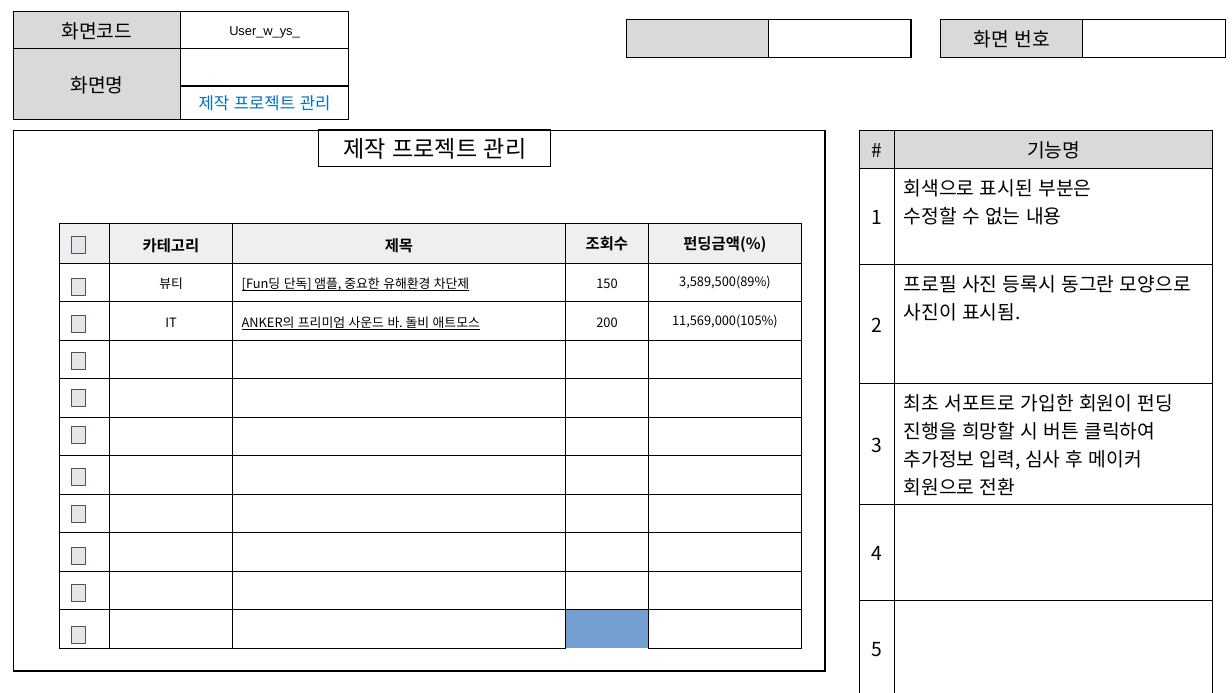
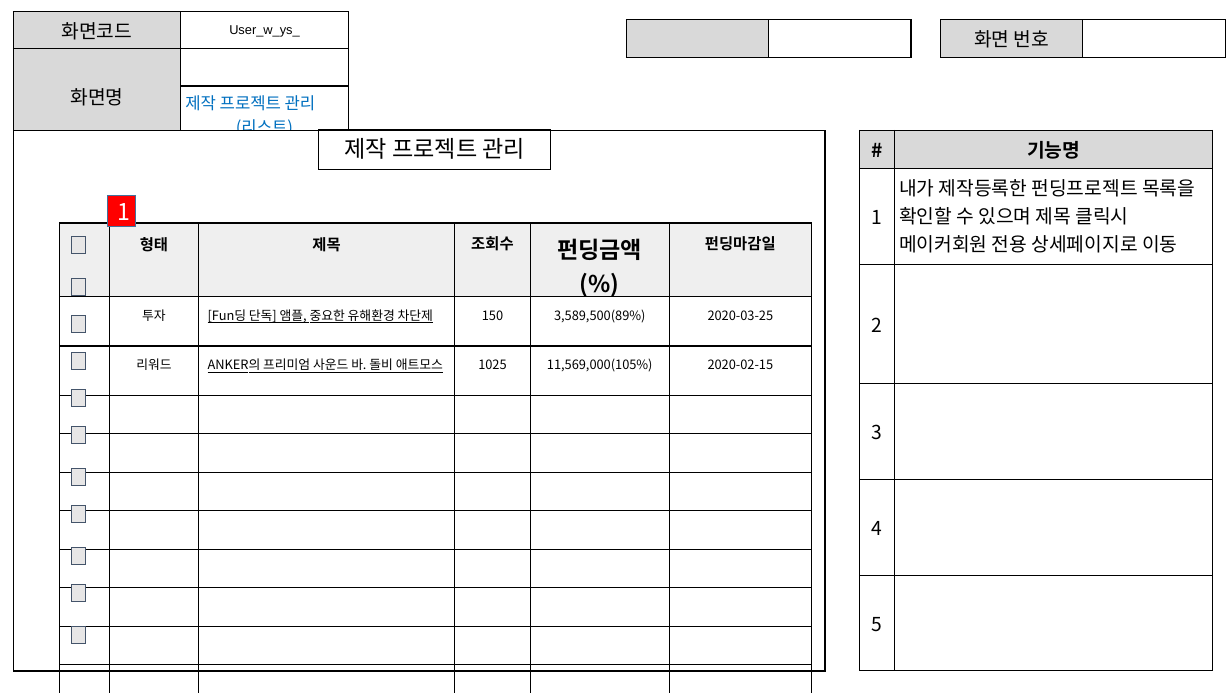
Before and after one commit to ezenteam2/EzenCrowdFunding, a slide deck: slide 12 of project03 화면설계서/project03 - 화면 설계서 - 용승.pptx (slide 11 before the commit). Drawn at 1232x693 pixels with LibreOffice and Linux fonts; fonts in the diff are those of the drawing. Boxes give left, top, right and bottom in pixels: in the first picture for what was removed or moved away, otherwise in the second. Text is boxed around its words. In the diff, an @@ line names an element or a change of style, - is before the commit and + after.

```diff
--- a/project03 화면설계서/project03 - 화면 설계서 - 용승.pptx
+++ b/project03 화면설계서/project03 - 화면 설계서 - 용승.pptx
@@ table at (13,12,348,135) @@
-row 3, column 2: 제작 프로젝트 관리
+row 3, column 2: 제작 프로젝트 관리 (리스트)
@@ table at (860,130,1213,671) @@
-row 2, column 2: 회색으로 표시된 부분은 / 수정할 수 없는 내용
+row 2, column 2: 내가 제작등록한 펀딩프로젝트 목록을 확인할 수 있으며 제목 클릭시 메이커회원 전용 상세페이지로 이동
-row 3, column 2: 프로필 사진 등록시 동그란 모양으로 사진이 표시됨.
+row 3, column 2: 
-row 4, column 2: 최초 서포트로 가입한 회원이 펀딩 진행을 희망할 시 버튼 클릭하여 추가정보 입력, 심사 후 메이커 회원으로 전환
+row 4, column 2: 
@@ bold on in "#", "기능명" @@
@@ rectangle added at (108,195,136,226), fill #FF0000, outline #42719B 1 pt @@
@@ text added at (117,203,130,220), 18 pt, text #FFFFFF @@
+1
@@ table at (60,223,812,649) @@
-row 1:  | 카테고리 | 제목 |  | 조회수 | 펀딩금액(%)
+row 1:  | 형태 | 제목 | 조회수 | 펀딩금액(%) | 펀딩마감일
-row 2:  | 뷰티 | [Fun딩 단독] 앰플, 중요한 유해환경 차단제 |  | 150 | 3,589,500(89%)
+row 2:  | 투자 | [Fun딩 단독] 앰플, 중요한 유해환경 차단제 | 150 | 3,589,500(89%) | 2020-03-25
-row 3:  | IT | ANKER의 프리미엄 사운드 바. 돌비 애트모스 |  | 200 | 11,569,000(105%)
+row 3:  | 리워드 | ANKER의 프리미엄 사운드 바. 돌비 애트모스 | 1025 | 11,569,000(105%) | 2020-02-15
@@ table: place and size @@
-table at (60,223,801,649)
+table at (60,223,812,649)
```
Also in this commit, not shown: 11 other slides changed, 2 slides added.
